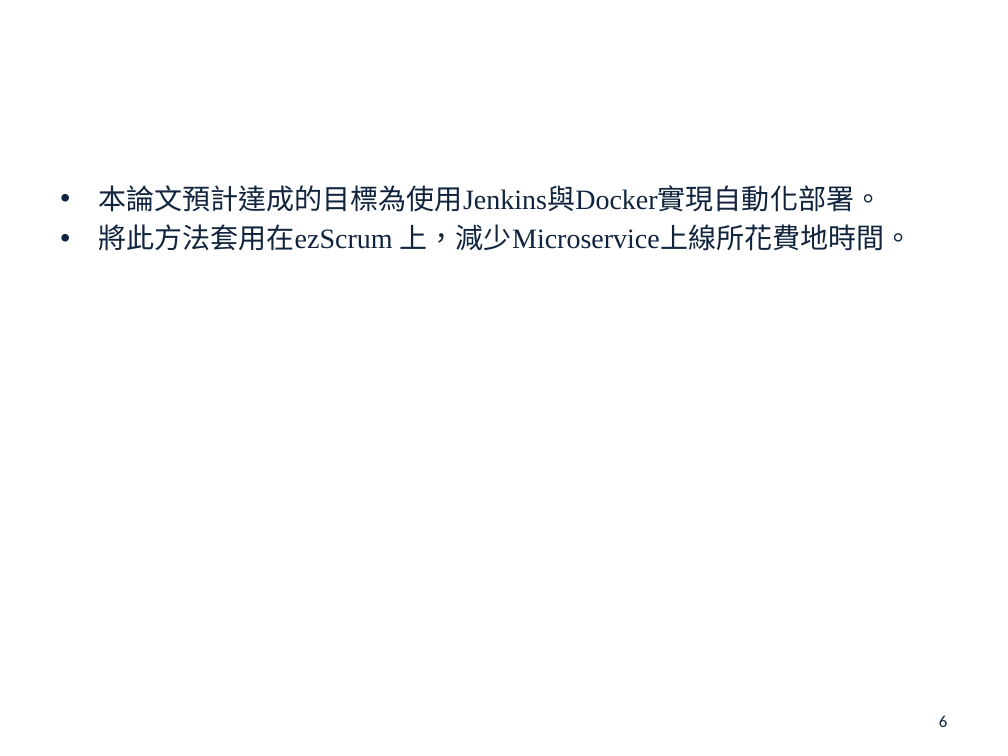
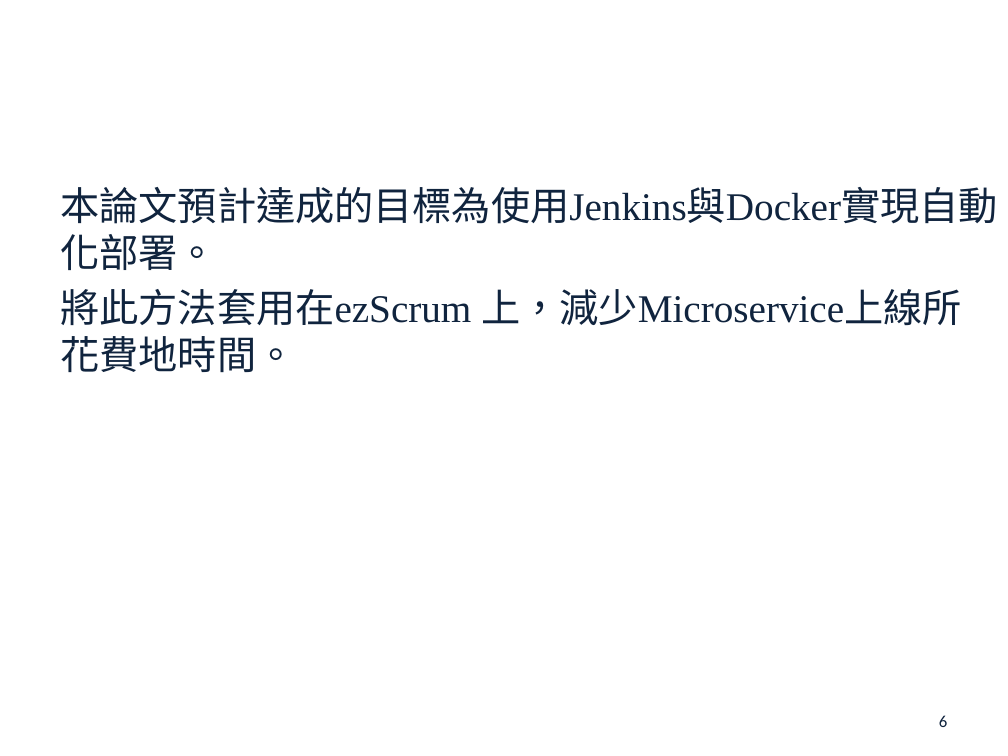
Before and after one commit to john78530/thesis, a slide deck: slide 6 of Oral.pptx. Drawn at 1008x756 pixels with LibreOffice and Linux fonts; fonts in the diff are those of the drawing; background and template pictures are left out. Boxes give left, top, right and bottom in pixels: in the first picture for what was removed or moved away, otherwise in the second. Text is boxed around its words. In the diff, an @@ line names an element or a change of style, - is before the commit and + after.

```diff
--- a/Oral.pptx
+++ b/Oral.pptx
@@ text "本論文預計達成的目標為使用Jenkins與Docker實現自動化部署。" at (60,187,997,373): size 20 to 28 pt; bullet • to none; more space between paragraphs @@
```
Also in this commit, not shown: 21 other slides changed, 1 other file.
